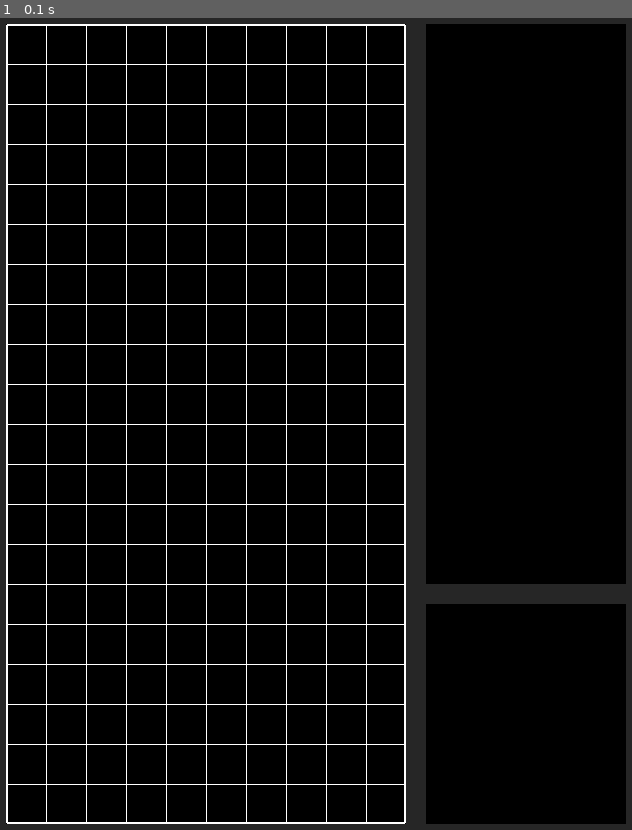
Above: before the commit, frame 1.
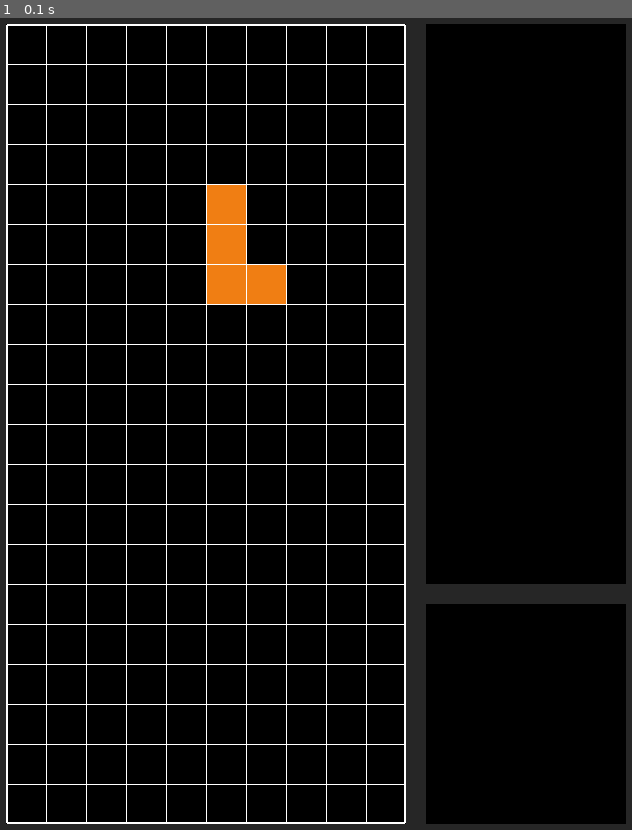
Above: after the commit, the same moment.

Repository: Whitebear0920/tetris_pygame
Game: pygame game, started from main.py
The game is run twice, just before and just after one commit, with the same random seed, the same clock (stepped at 60 frames per second) and the same inputs.
Inputs:
- Up to frame 1 (0.1 s): no input

The runs differ from the first frame. In frame 1, 1.2% of the frame differs, in the area x 32-46%, y 20-36%.

Commit message:
#4完成

Diff:
--- a/game.py
+++ b/game.py
@@ -1,17 +1,22 @@
+from random import choice
 from setting import *
 
 class Game:
+
     def __init__(self):
 
         #general setup
         self.surface = pygame.Surface((Game_Width, Game_Height)) #創建一個對象
-        print(self.surface)
         self.display_surface = pygame.display.get_surface() #取得當前視窗
-        print(self.display_surface)
         self.rect = self.surface.get_rect(topleft = (Padding, Padding))
+        self.sprites = pygame.sprite.Group()
+
         #lines
         self.line_surface = self.surface.copy()
 
+
+        #tetromino
+        self.tetromino = Tetromino(choice(list(Tetorminos.keys())), self.sprites)
 
     def draw_grid(self): #畫格子
         for col in range(1,Columns):
@@ -23,4 +28,27 @@
 
     def run(self):
         self.display_surface.blit(self.surface, (Padding, Padding))
+        self.sprites.draw(self.surface)
         pygame.draw.rect(self.display_surface, Line_Color, self.rect, 2, 2)
+
+class Tetromino:
+    def __init__(self, shape, group):
+        #setup
+        self.block_positions = Tetorminos[shape]["shape"]
+        self.color = Tetorminos[shape]["color"]
+
+        #create blocks
+        self.blocks =[Block(group, pos, self.color) for pos in self.block_positions]
+
+class Block(pygame.sprite.Sprite):
+    def __init__(self, group, pos, color):
+        #general
+        super().__init__(group)
+        self.image = pygame.Surface((Cell_Size, Cell_Size))
+        self.image.fill(color)
+
+        #position
+        self.pos = pygame.Vector2(pos) + Block_Offset
+        x = self.pos.x * Cell_Size
+        y = self.pos.y * Cell_Size
+        self.rect = self.image.get_rect(topleft = (x, y))
--- a/main.py
+++ b/main.py
@@ -3,7 +3,6 @@
 
 # Components
 from game import Game
-
 from score import Score
 from preview import Preview
 
--- a/setting.py
+++ b/setting.py
@@ -21,7 +21,7 @@
 Update_Start_Speed = 800
 Move_Wait_Time = 200
 Rotate_Wait_Time = 200
-Block_Offset = pygame.Vector2(Columns // 2, -1)
+Block_Offset = pygame.Vector2(Columns // 2, 5)
 
 #Colors
 Yellow = "#f1e60d"
@@ -33,3 +33,16 @@
 Orange = "#f07e13"
 Gray = "#262626"
 Line_Color = "#ffffff"
+
+
+#shapes
+
+Tetorminos = {
+    "T" : {"shape" : [(0,0), (-1,0), (1,0), (0,-1)], "color":Purple},
+    "O" : {"shape" : [(0,0), (0,-1), (1,0), (1,-1)], "color":Yellow},
+    "J" : {"shape" : [(0,0), (0,-1), (0,1), (-1,1)], "color":Blue},
+    "L" : {"shape" : [(0,0), (0,-1), (0,1), (1,1)], "color":Orange},
+    "I" : {"shape" : [(0,0), (0,-1), (0,-2), (0,1)], "color":Cyan},
+    "S" : {"shape" : [(0,0), (-1,0), (0,-1), (1,-1)], "color":Green},
+    "Z" : {"shape" : [(0,0), (1,0), (0,-1), (-1,-1)], "color":Red}
+}
